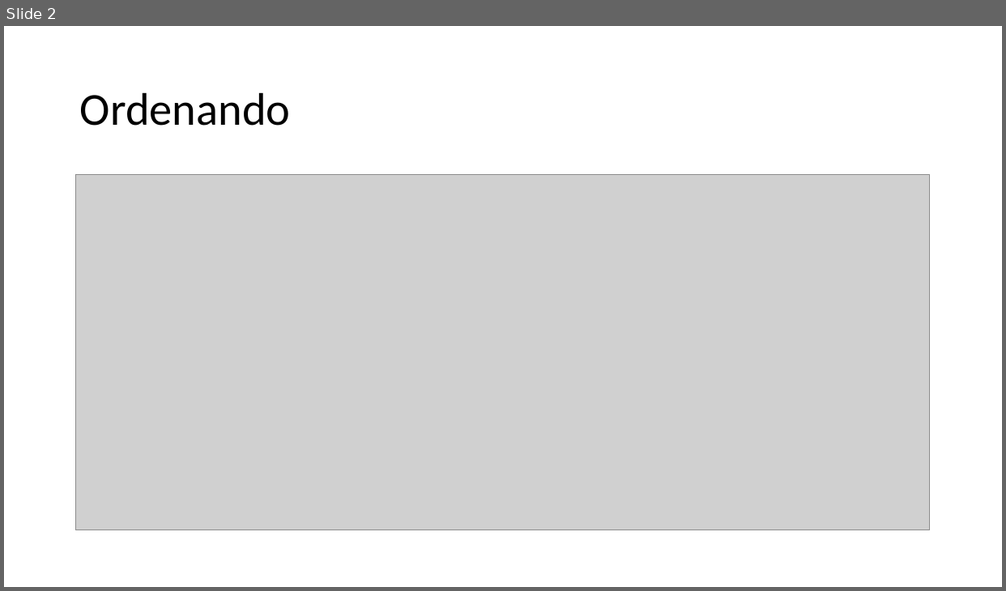
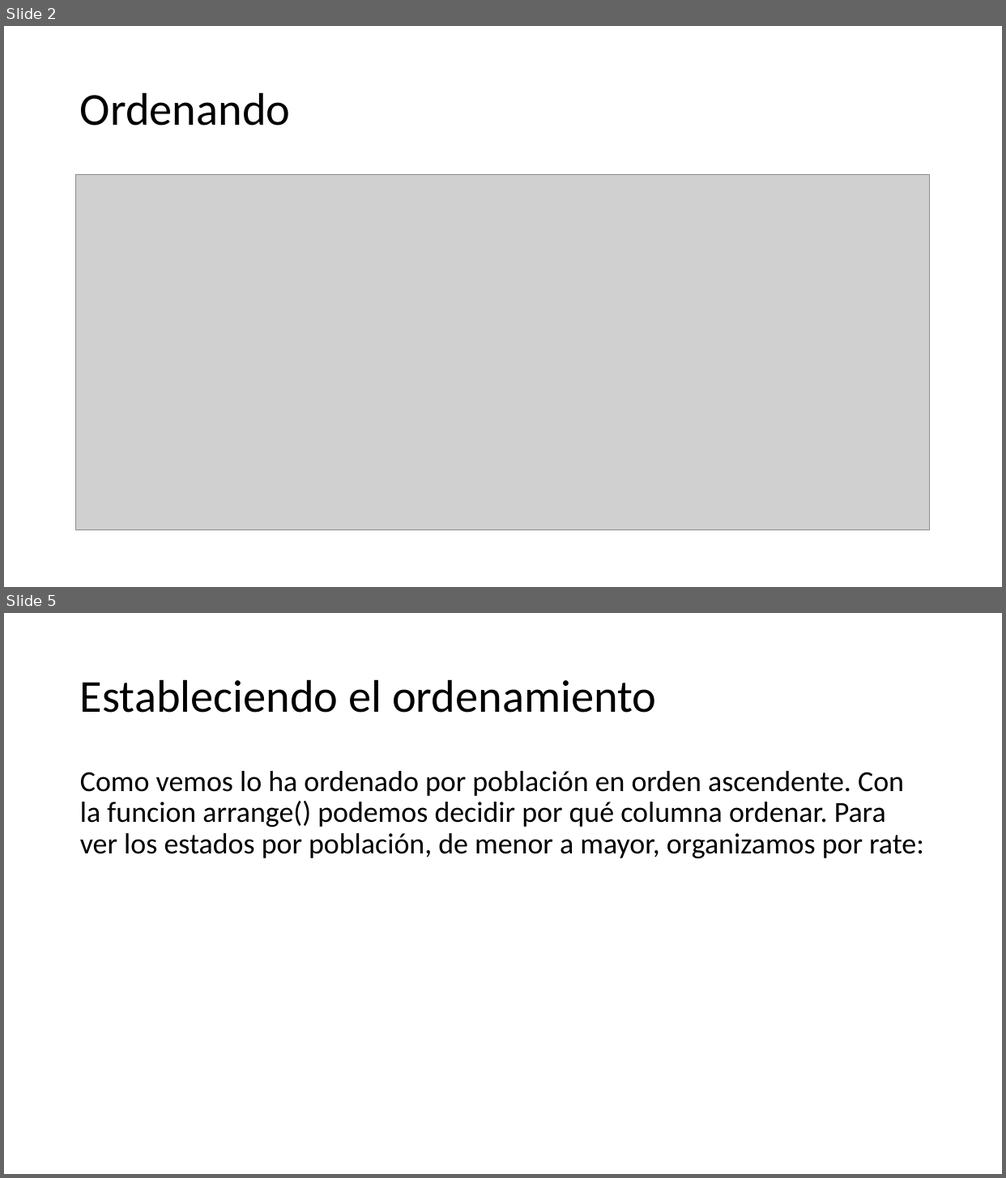
Before and after one commit to wparedesgt/RBasico, a slide deck: presentaciones/S03-New/18_Ordenando.pptx. Shown one above the other, each under a label of ours: slide 2 before the commit, slides 2 and 5 after it; the slides between them are not shown. The pictures are 1006x591 and 1006x1178 pixels, drawn with LibreOffice and Linux fonts; fonts in the diff are those of the drawing; grey boxes stand for pictures; background and template pictures are left out. Boxes give left, top, right and bottom in pixels: in the first picture for what was removed or moved away, otherwise in the second. Text is boxed around its words. In the diff, an @@ line names an element or a change of style, - is before the commit and + after.

```diff
--- a/presentaciones/S03-New/18_Ordenando.pptx
+++ b/presentaciones/S03-New/18_Ordenando.pptx
@@ slide 5 added at [4,613,1002,1174], background picture (left out) @@
@@ title added at [80,679,656,713], 44 pt, text #000000 @@
+Estableciendo el ordenamiento
@@ text added at [80,771,924,858], 28 pt, text #000000 @@
+Como vemos lo ha ordenado por población en orden ascendente. Con la funcion arrange() podemos decidir por qué columna ordenar. Para ver los estados por población, de menor a mayor, organizamos por rate:
```
Also in this commit, not shown: 9 other slides added, 2 slides removed, 11 other files.
